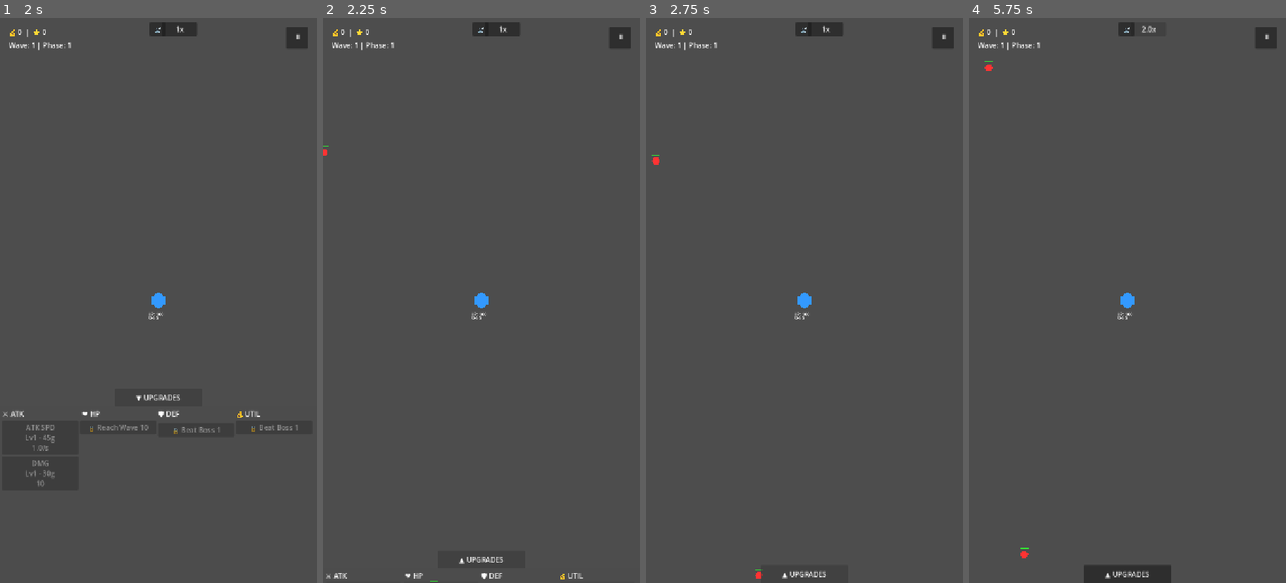
Above: before the commit, frames 1-4 (left to right).
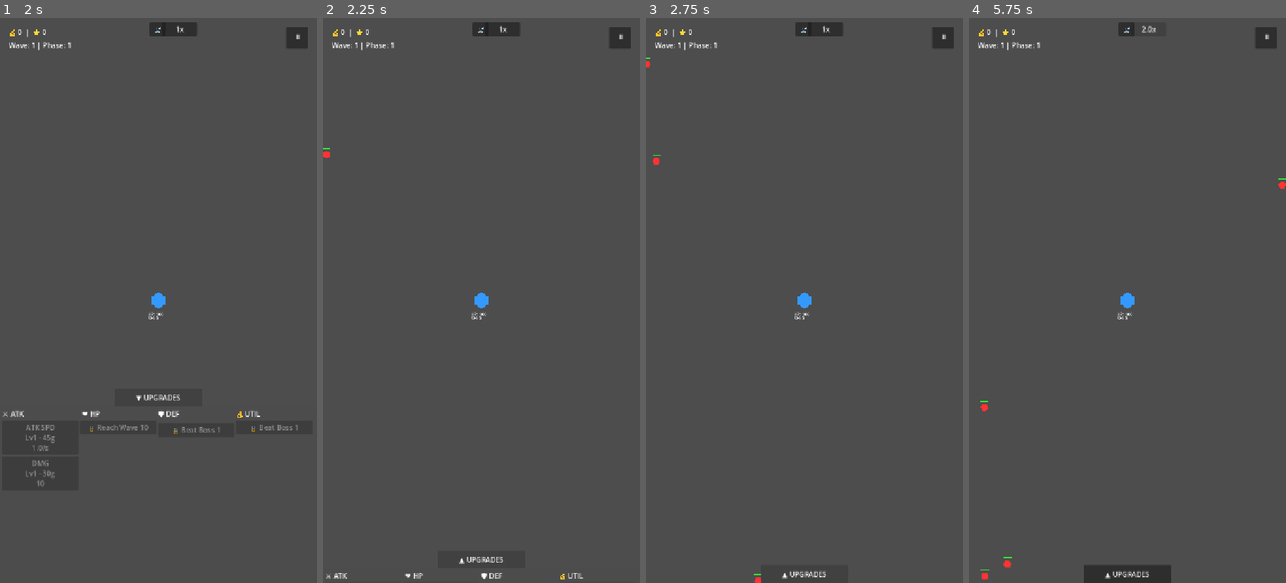
Above: after the commit, the same moments.

Repository: elydarstudio/Base_Defence
Game: Godot game, scene res://Scenes/StartMenu.tscn
The game is run twice, just before and just after one commit, with the same random seed, the same clock (stepped at 60 frames per second) and the same inputs. Sound files missing from this copy of the repository are replaced by a short silence.
Inputs:
- Up to frame 1 (2 s): click "PLAY" at 0.5 s; click "▲ UPGRADES" at 1.25 s
- Up to frame 2 (2.25 s): click "▼ UPGRADES" at 2 s
- Up to frame 3 (2.75 s): no input
- Up to frame 4 (5.75 s): click "⏸" at 2.75 s; click "RESTART" at 3.5 s; click "1x" at 4.25 s; click "1.5x" at 5 s

Frame 1 is identical in both runs. In frame 2, less than 0.1% of the frame differs, in the area x 0-37%, y 22-100%; in frame 3, less than 0.1%; in frame 4, 0.2%, in the area x 3-100%, y 7-100%.

Commit message:
balance: tiered pricing system for all 20 stats, differentiated gold and LP costs by tier

Diff:
--- a/base-defence/Scripts/TooltipData.gd
+++ b/base-defence/Scripts/TooltipData.gd
@@ -6,7 +6,7 @@
 	"dmg_mult": "Multiplies all bullet damage. Stacks with Base Damage.",
 	"crit_chance": "% chance each bullet deals bonus crit damage. Caps at 80%.",
 	"crit_dmg": "Multiplier applied on a crit hit. Base is 1.5x.",
-	"shield": "Absorbs incoming hits before HP is touched. Regens automatically.",
+	"shield": "Absorbs incoming hits. While shield is active, 10% of damage is absorbed and only 90% reaches your HP. Regens 10% of max shield per tick automatically.",
 	"shield_regen": "How fast shield recharges. Regens 10% of max shield per tick.",
 	"shield_strength": "Reduces HP damage on shielded hits. Base 10%, caps at 40%.",
 	"shield_mult": "Multiplies your effective max shield ceiling.",
--- a/base-defence/Scripts/boss.gd
+++ b/base-defence/Scripts/boss.gd
@@ -66,7 +66,7 @@
 
 func scale_to_phase(p: int):
 	var multiplier = 1.0 + ((p - 1) * 0.3)
-	health = 350.0 * multiplier
+	health = 400 * multiplier
 	max_health = health
 	attack_damage = 22.0 * multiplier
 	attack_interval = 1.5
--- a/base-defence/Scripts/enemy.gd
+++ b/base-defence/Scripts/enemy.gd
@@ -66,7 +66,7 @@
 	health = 8.0 * multiplier
 	max_health = health
 	attack_damage = 7.0 * (1.0 + (difficulty * 0.11))
-	speed = 90.0
+	speed = 72.0
 	currency_value = 5 + (main_node.phase * 3) if main_node != null else 5
 
 func take_damage(amount: float, type: String = "normal"):
--- a/base-defence/Scripts/main.gd
+++ b/base-defence/Scripts/main.gd
@@ -35,75 +35,86 @@
 var panel_open: bool = false
 
 # ── ATK stats ─────────────────────────────────
+# T1
 var attack_speed_level: int = 0
 var attack_speed_cost: int = 45
 var attack_speed_max: int = 100
 var attack_speed_upgrades: int = 0
 
-var crit_chance_level: int = 0
-var crit_chance_cost: int = 45
-var crit_chance_max: int = 100
-var crit_chance_upgrades: int = 0
-
 var damage_level: int = 0
 var damage_cost: int = 30
 var damage_max: int = 999
 var damage_upgrades: int = 0
 
+# T3A
 var dmg_mult_level: int = 0
-var dmg_mult_cost: int = 30
+var dmg_mult_cost: int = 45
 var dmg_mult_max: int = 999
 var dmg_mult_upgrades: int = 0
 
+# T3B
+var crit_chance_level: int = 0
+var crit_chance_cost: int = 50
+var crit_chance_max: int = 100
+var crit_chance_upgrades: int = 0
+
 var crit_dmg_level: int = 0
-var crit_dmg_cost: int = 30
+var crit_dmg_cost: int = 40
 var crit_dmg_max: int = 999
 var crit_dmg_upgrades: int = 0
 
 # ── DEF stats ─────────────────────────────────
+# T2A
+var shield_level: int = 0
+var shield_cost: int = 28
+var shield_max: int = 999
+var shield_upgrades: int = 0
+
+# T2B
+var shield_regen_level: int = 0
+var shield_regen_cost: int = 35
+var shield_regen_max: int = 100
+var shield_regen_upgrades: int = 0
+
+# T3B
 var shield_strength_level: int = 0
 var shield_strength_cost: int = 45
 var shield_strength_max: int = 100
 var shield_strength_upgrades: int = 0
 
 var evasion_level: int = 0
-var evasion_cost: int = 45
+var evasion_cost: int = 50
 var evasion_max: int = 100
 var evasion_upgrades: int = 0
 
-var shield_level: int = 0
-var shield_cost: int = 30
-var shield_max: int = 999
-var shield_upgrades: int = 0
-
-var shield_regen_level: int = 0
-var shield_regen_cost: int = 45
-var shield_regen_max: int = 100
-var shield_regen_upgrades: int = 0
-
+# T3A
 var shield_mult_level: int = 0
-var shield_mult_cost: int = 30
+var shield_mult_cost: int = 35
 var shield_mult_max: int = 999
 var shield_mult_upgrades: int = 0
 
 # ── HP stats ──────────────────────────────────
+# T1
 var max_hp_level: int = 0
-var max_hp_cost: int = 30
+var max_hp_cost: int = 22
 var max_hp_max: int = 999
 var max_hp_upgrades: int = 0
 
+# T2A
 var regen_amt_level: int = 0
-var regen_amt_cost: int = 30
+var regen_amt_cost: int = 18
 var regen_amt_max: int = 999
 var regen_amt_upgrades: int = 0
 
+# T2B
 var regen_spd_level: int = 0
-var regen_spd_cost: int = 45
+var regen_spd_cost: int = 25
 var regen_spd_max: int = 100
 var regen_spd_upgrades: int = 0
 
+# T3A
 var hp_mult_level: int = 0
-var hp_mult_cost: int = 30
+var hp_mult_cost: int = 35
 var hp_mult_max: int = 999
 var hp_mult_upgrades: int = 0
 
@@ -113,30 +124,32 @@
 var heal_mult_upgrades: int = 0
 
 # ── UTIL stats ────────────────────────────────
+# T4A
 var gold_per_kill_level: int = 0
-var gold_per_kill_cost: int = 30
+var gold_per_kill_cost: int = 22
 var gold_per_kill_max: int = 999
 var gold_per_kill_upgrades: int = 0
 
+var lp_gain_level: int = 0
+var lp_gain_cost: int = 22
+var lp_gain_max: int = 999
+var lp_gain_upgrades: int = 0
+
+var legacy_drop_level: int = 0
+var legacy_drop_cost: int = 35
+var legacy_drop_max: int = 100
+var legacy_drop_upgrades: int = 0
+
+# T4B
 var gold_mult_level: int = 0
-var gold_mult_cost: int = 30
+var gold_mult_cost: int = 50
 var gold_mult_max: int = 999
 var gold_mult_upgrades: int = 0
 
-var lp_gain_level: int = 0
-var lp_gain_cost: int = 30
-var lp_gain_max: int = 999
-var lp_gain_upgrades: int = 0
-
 var legacy_mult_level: int = 0
-var legacy_mult_cost: int = 30
+var legacy_mult_cost: int = 50
 var legacy_mult_max: int = 999
 var legacy_mult_upgrades: int = 0
-
-var legacy_drop_level: int = 0
-var legacy_drop_cost: int = 45
-var legacy_drop_max: int = 100
-var legacy_drop_upgrades: int = 0
 
 var tooltip_buttons: Dictionary = {}
 var tooltip_key: String = ""
@@ -153,7 +166,7 @@
 var sfx_muted: bool = false
 
 const BASE_ENEMIES_PER_WAVE = 12
-const ENEMIES_PER_WAVE_WAVE_SCALING = 2
+const ENEMIES_PER_WAVE_WAVE_SCALING: float = 1.5
 const ENEMIES_PER_WAVE_PHASE_SCALING = 2
 
 const UNLOCK_REQUIREMENTS = {
@@ -226,7 +239,7 @@
 		btn.mouse_exited.connect(func(): _hide_tooltip())
 
 func _get_wave_enemy_count() -> int:
-	return BASE_ENEMIES_PER_WAVE + (wave * ENEMIES_PER_WAVE_WAVE_SCALING) + (phase * ENEMIES_PER_WAVE_PHASE_SCALING)
+	return int(BASE_ENEMIES_PER_WAVE + (wave * ENEMIES_PER_WAVE_WAVE_SCALING) + (phase * ENEMIES_PER_WAVE_PHASE_SCALING))
 
 func _calc_cost(base: int, level: int, is_capped: bool) -> int:
 	if is_capped:
@@ -234,6 +247,12 @@
 		return int(base * pow(scale, level))
 	else:
 		return int(base * pow(1.2, level))
+
+func _calc_cost_flat(base: int, level: int) -> int:
+	return int(base * pow(1.15, level))
+
+func _calc_cost_mult(base: int, level: int) -> int:
+	return int(base * pow(1.25, level))
 
 func _apply_unlock_level():
 	var unlock = SaveManager.data["unlock_level"]
@@ -308,7 +327,7 @@
 	if wave_complete:
 		return
 	spawn_timer += delta
-	var current_spawn_interval = 0.8 / (1.0 + (difficulty * 0.09))
+	var current_spawn_interval = (0.8 / (1.0 + (difficulty * 0.09))) * randf_range(0.8, 1.2)
 	if spawn_timer >= current_spawn_interval and enemies_spawned < enemies_to_spawn:
 		spawn_timer = 0.0
 		enemies_spawned += 1
@@ -583,7 +602,7 @@
 	currency -= damage_cost
 	damage_level += 1
 	damage_upgrades += 1
-	damage_cost = _calc_cost(30, damage_upgrades, false)
+	damage_cost = _calc_cost_flat(30, damage_upgrades)
 	$Base.bullet_damage += 1.0
 	_update_ui()
 
@@ -592,7 +611,7 @@
 	currency -= dmg_mult_cost
 	dmg_mult_level += 1
 	dmg_mult_upgrades += 1
-	dmg_mult_cost = _calc_cost(30, dmg_mult_upgrades, false)
+	dmg_mult_cost = _calc_cost_mult(45, dmg_mult_upgrades)
 	$Base.damage_multiplier += 0.1
 	_update_ui()
 
@@ -601,7 +620,7 @@
 	currency -= crit_chance_cost
 	crit_chance_level += 1
 	crit_chance_upgrades += 1
-	crit_chance_cost = _calc_cost(45, crit_chance_upgrades, true)
+	crit_chance_cost = _calc_cost(50, crit_chance_upgrades, true)
 	$Base.crit_chance += 0.008
 	_update_ui()
 
@@ -610,7 +629,7 @@
 	currency -= crit_dmg_cost
 	crit_dmg_level += 1
 	crit_dmg_upgrades += 1
-	crit_dmg_cost = _calc_cost(30, crit_dmg_upgrades, false)
+	crit_dmg_cost = _calc_cost_mult(40, crit_dmg_upgrades)
 	$Base.crit_damage += 0.10
 	_update_ui()
 
@@ -620,7 +639,7 @@
 	currency -= shield_cost
 	shield_level += 1
 	shield_upgrades += 1
-	shield_cost = _calc_cost(30, shield_upgrades, false)
+	shield_cost = _calc_cost(28, shield_upgrades, false)
 	$Base.max_shield += 50.0
 	$Base.shield += 50.0
 	$Base._update_combat_ui()
@@ -631,7 +650,7 @@
 	currency -= shield_regen_cost
 	shield_regen_level += 1
 	shield_regen_upgrades += 1
-	shield_regen_cost = _calc_cost(45, shield_regen_upgrades, true)
+	shield_regen_cost = _calc_cost(35, shield_regen_upgrades, true)
 	$Base.shield_regen_interval = max(0.5, 5.0 - (shield_regen_level * 0.045))
 	_update_ui()
 
@@ -649,7 +668,7 @@
 	currency -= shield_mult_cost
 	shield_mult_level += 1
 	shield_mult_upgrades += 1
-	shield_mult_cost = _calc_cost(30, shield_mult_upgrades, false)
+	shield_mult_cost = _calc_cost(35, shield_mult_upgrades, false)
 	$Base.shield_multiplier += 0.1
 	_update_ui()
 
@@ -658,7 +677,7 @@
 	currency -= evasion_cost
 	evasion_level += 1
 	evasion_upgrades += 1
-	evasion_cost = _calc_cost(45, evasion_upgrades, true)
+	evasion_cost = _calc_cost(50, evasion_upgrades, true)
 	$Base.evasion += 0.002
 	_update_ui()
 
@@ -668,7 +687,7 @@
 	currency -= max_hp_cost
 	max_hp_level += 1
 	max_hp_upgrades += 1
-	max_hp_cost = _calc_cost(30, max_hp_upgrades, false)
+	max_hp_cost = _calc_cost_flat(22, max_hp_upgrades)
 	$Base.increase_max_health(10.0)
 	_update_ui()
 
@@ -677,7 +696,7 @@
 	currency -= regen_amt_cost
 	regen_amt_level += 1
 	regen_amt_upgrades += 1
-	regen_amt_cost = _calc_cost(30, regen_amt_upgrades, false)
+	regen_amt_cost = _calc_cost_flat(18, regen_amt_upgrades)
 	$Base.hp_regen += 1.0
 	_update_ui()
 
@@ -686,7 +705,7 @@
 	currency -= regen_spd_cost
 	regen_spd_level += 1
 	regen_spd_upgrades += 1
-	regen_spd_cost = _calc_cost(45, regen_spd_upgrades, true)
+	regen_spd_cost = _calc_cost(25, regen_spd_upgrades, true)
 	$Base.regen_interval = max(0.5, 5.0 - (regen_spd_level * 0.045))
 	_update_ui()
 
@@ -704,7 +723,7 @@
 	currency -= hp_mult_cost
 	hp_mult_level += 1
 	hp_mult_upgrades += 1
-	hp_mult_cost = _calc_cost(30, hp_mult_upgrades, false)
+	hp_mult_cost = _calc_cost(35, hp_mult_upgrades, false)
 	$Base.hp_multiplier += 0.1
 	_update_ui()
 
@@ -714,7 +733,7 @@
 	currency -= gold_per_kill_cost
 	gold_per_kill_level += 1
 	gold_per_kill_upgrades += 1
-	gold_per_kill_cost = _calc_cost(30, gold_per_kill_upgrades, false)
+	gold_per_kill_cost = _calc_cost_flat(22, gold_per_kill_upgrades)
 	_update_ui()
 
 func _on_gold_mult_button_pressed():
@@ -722,7 +741,7 @@
 	currency -= gold_mult_cost
 	gold_mult_level += 1
 	gold_mult_upgrades += 1
-	gold_mult_cost = _calc_cost(30, gold_mult_upgrades, false)
+	gold_mult_cost = _calc_cost_mult(50, gold_mult_upgrades)
 	_update_ui()
 
 func _on_lp_gain_button_pressed():
@@ -730,7 +749,7 @@
 	currency -= lp_gain_cost
 	lp_gain_level += 1
 	lp_gain_upgrades += 1
-	lp_gain_cost = _calc_cost(30, lp_gain_upgrades, false)
+	lp_gain_cost = _calc_cost_flat(22, lp_gain_upgrades)
 	_update_ui()
 
 func _on_legacy_mult_button_pressed():
@@ -738,7 +757,7 @@
 	currency -= legacy_mult_cost
 	legacy_mult_level += 1
 	legacy_mult_upgrades += 1
-	legacy_mult_cost = _calc_cost(30, legacy_mult_upgrades, false)
+	legacy_mult_cost = _calc_cost_mult(50, legacy_mult_upgrades)
 	_update_ui()
 
 func _on_legacy_drop_button_pressed():
@@ -746,18 +765,18 @@
 	currency -= legacy_drop_cost
 	legacy_drop_level += 1
 	legacy_drop_upgrades += 1
-	legacy_drop_cost = _calc_cost(45, legacy_drop_upgrades, true)
+	legacy_drop_cost = _calc_cost(35, legacy_drop_upgrades, true)
 	_update_ui()
 
 func _random_edge_position() -> Vector2:
 	spawn_edge = (spawn_edge + 1) % 6
 	match spawn_edge:
-		0: return Vector2(randf_range(-240, 960), -500)           # top
-		1: return Vector2(randf_range(-240, 960), 1800)           # bottom
-		2: return Vector2(-240, randf_range(-500, 1800))          # left top
-		3: return Vector2(-240, randf_range(-500, 1800))          # left bottom
-		4: return Vector2(960, randf_range(-500, 1800))           # right top
-		5: return Vector2(960, randf_range(-500, 1800))           # right bottom
+		0: return Vector2(randf_range(-240, 960), -500)
+		1: return Vector2(randf_range(-240, 960), 1800)
+		2: return Vector2(-240, randf_range(-500, 1800))
+		3: return Vector2(-240, randf_range(-500, 1800))
+		4: return Vector2(960, randf_range(-500, 1800))
+		5: return Vector2(960, randf_range(-500, 1800))
 	return Vector2.ZERO
 
 func _setup_audio():
--- a/base-defence/Scripts/workshop.gd
+++ b/base-defence/Scripts/workshop.gd
@@ -1,28 +1,26 @@
 extends Control
 
-const LP_SCALE = 1.4
-
 const COSTS = {
-	"WFloorAtkSpd": 10,
-	"WFloorDmg": 10,
-	"WFloorDmgMult": 10,
-	"WFloorCritChance": 10,
-	"WFloorCritDmg": 10,
-	"WFloorShield": 10,
-	"WFloorShieldRegen": 10,
-	"WFloorShieldStrength": 10,
+	"WFloorAtkSpd": 8,
+	"WFloorDmg": 6,
+	"WFloorDmgMult": 12,
+	"WFloorCritChance": 14,
+	"WFloorCritDmg": 12,
+	"WFloorShield": 8,
+	"WFloorShieldRegen": 8,
+	"WFloorShieldStrength": 12,
 	"WFloorShieldMult": 10,
-	"WFloorEvasion": 10,
-	"WFloorMaxHP": 10,
-	"WFloorRegenAmt": 10,
-	"WFloorRegenSpd": 10,
-	"WFloorHealMult": 10,
+	"WFloorEvasion": 14,
+	"WFloorMaxHP": 5,
+	"WFloorRegenAmt": 5,
+	"WFloorRegenSpd": 6,
+	"WFloorHealMult": 8,
 	"WFloorHPMult": 10,
-	"WFloorGoldPerKill": 10,
-	"WFloorGoldMult": 10,
-	"WFloorLpGain": 10,
-	"WFloorLpMult": 10,
-	"WFloorLpDrop": 10,
+	"WFloorGoldPerKill": 6,
+	"WFloorGoldMult": 14,
+	"WFloorLpGain": 6,
+	"WFloorLpMult": 14,
+	"WFloorLpDrop": 8,
 }
 
 const BUTTON_MAP = {
@@ -55,13 +53,13 @@
 	"WFloorCritChance": ["CRIT %", "+0.8%"],
 	"WFloorCritDmg": ["CRIT DMG", "+10%"],
 	"WFloorShield": ["SHIELD", "+50"],
-	"WFloorShieldRegen": ["SHLD RGN", "-0.005s interval"],
+	"WFloorShieldRegen": ["SHLD RGN", "-0.045s interval"],
 	"WFloorShieldStrength": ["SHLD STR", "+0.4%"],
 	"WFloorShieldMult": ["SHLD MULT", "+10%"],
 	"WFloorEvasion": ["EVASION", "+0.2%"],
 	"WFloorMaxHP": ["MAX HP", "+10"],
 	"WFloorRegenAmt": ["REGEN AMT", "+1hp"],
-	"WFloorRegenSpd": ["REGEN SPD", "-0.1s"],
+	"WFloorRegenSpd": ["REGEN SPD", "-0.045s"],
 	"WFloorHealMult": ["HEAL MULT", "+10%"],
 	"WFloorHPMult": ["HP MULT", "+10%"],
 	"WFloorGoldPerKill": ["GOLD/KILL", "+1g"],
@@ -95,6 +93,7 @@
 }
 
 var tooltip_buttons: Dictionary = {}
+var tooltip_key: String = ""
 
 func _ready():
 	_apply_unlock_level()
@@ -229,8 +228,6 @@
 	else:
 		return int(base * pow(1.25, 4) * pow(1.35, 10) * pow(1.5, level - 14))
 
-var tooltip_key: String = ""
-
 func _show_tooltip(key: String):
 	tooltip_key = key
 	$TooltipTimer.start()
@@ -338,3 +335,6 @@
 
 func _on_w_floor_lp_drop_pressed():
 	_purchase("WFloorLpDrop")
+
+func _on_button_w_floor_hp_mult_pressed():
+	_purchase("WFloorHPMult")
